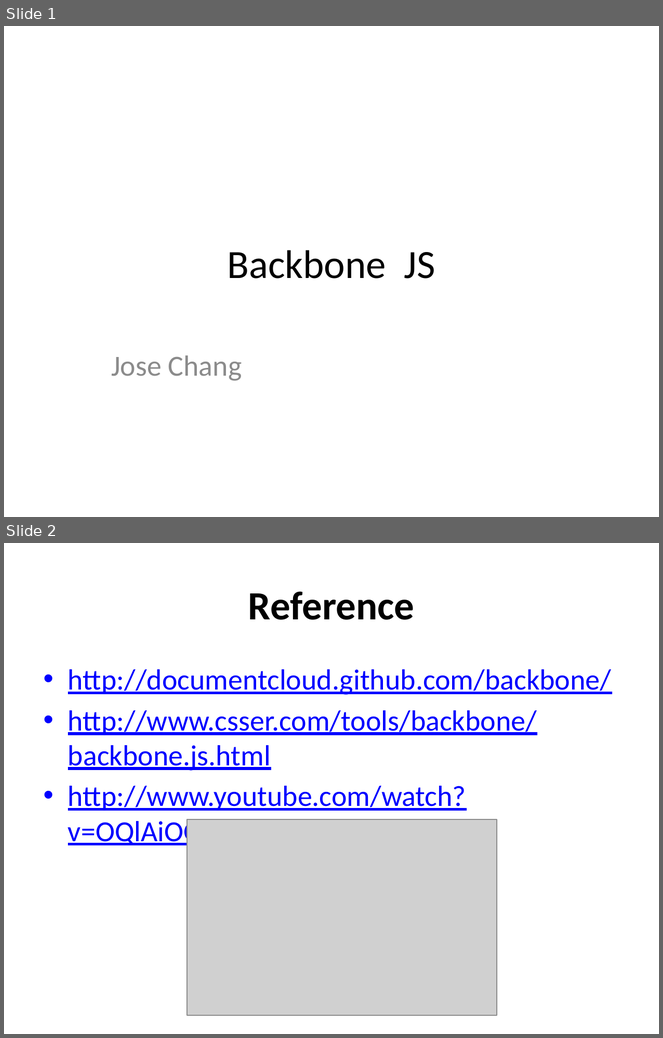
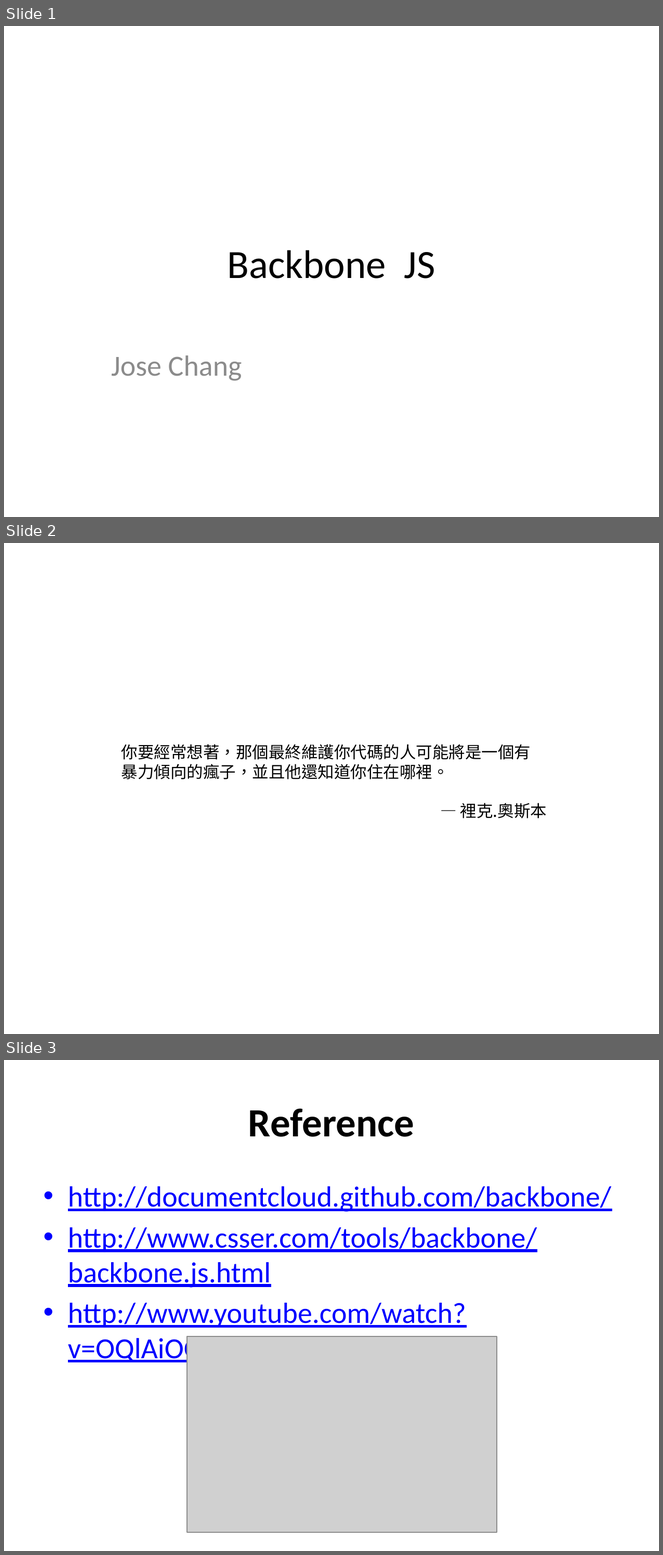
Before and after one commit to ggonzalez/caaweb, a slide deck: pages/backbone/backbone.pptx. Shown one above the other, each under a label of ours: slides 1 and 2 before the commit, slides 1, 2 and 3 after it. The pictures are 663x1038 and 663x1555 pixels, drawn with LibreOffice and Linux fonts; fonts in the diff are those of the drawing; grey boxes stand for pictures. Boxes give left, top, right and bottom in pixels: in the first picture for what was removed or moved away, otherwise in the second. Text is boxed around its words. In the diff, an @@ line names an element or a change of style, - is before the commit and + after.

```diff
--- a/pages/backbone/backbone.pptx
+++ b/pages/backbone/backbone.pptx
@@ slide 2 added at (4, 543, 659, 1034), background #FFFFFF @@
@@ text added at (122, 744, 547, 819), 18 pt, text #000000 @@
+你要經常想著，那個最終維護你代碼的人可能將是一個有暴力傾向的瘋子，並且他還知道你住在哪裡。
+— 裡克.奧斯本
@@ what was slide 2 is now slide 3 @@
```
